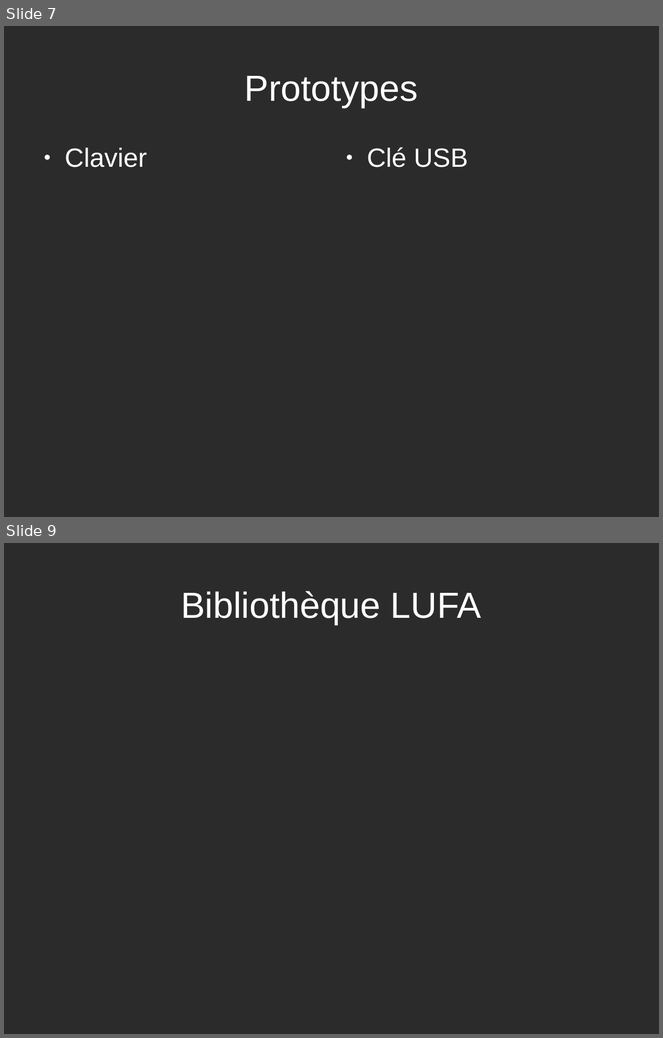
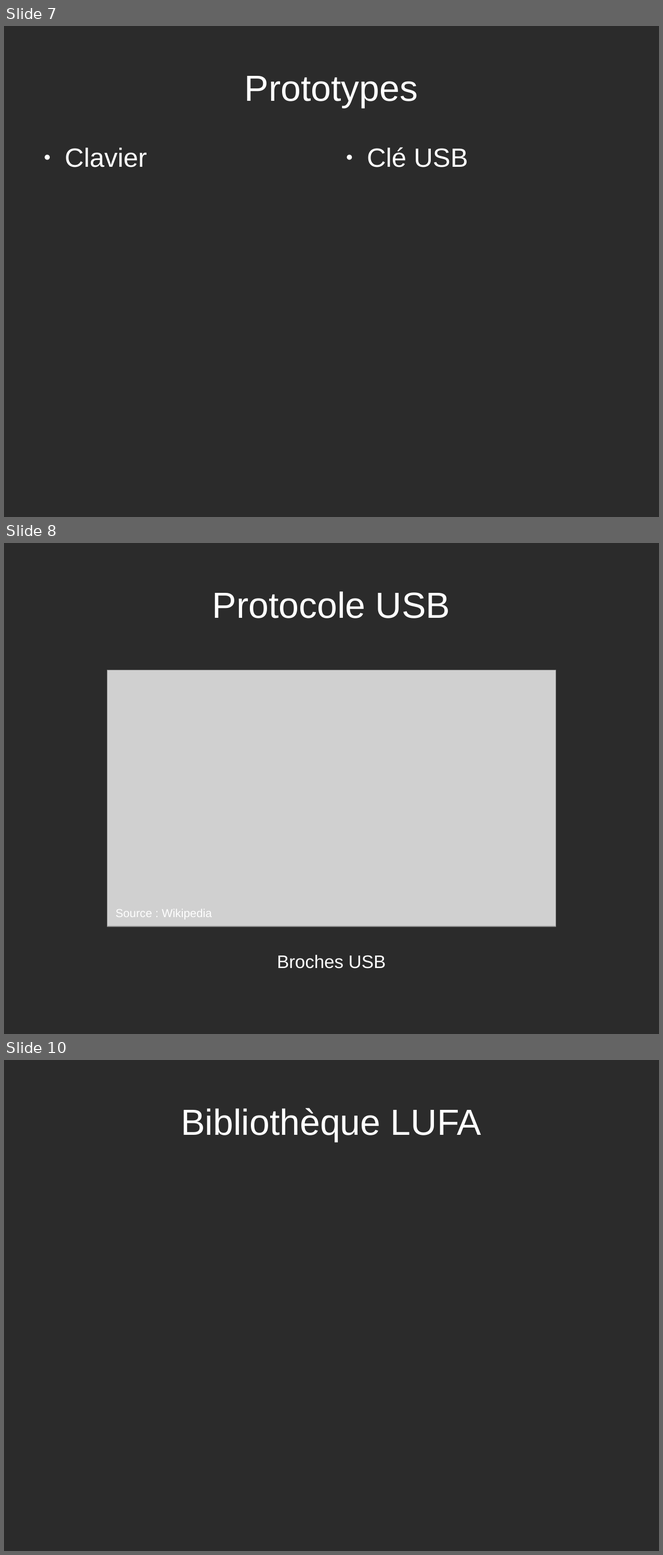
Before and after one commit to rguillomon/IMA3-4_Project, a slide deck: P12(périphUSB).odp. Shown one above the other, each under a label of ours: slides 7 and 9 before the commit, slides 7, 8 and 10 after it; the slides between them are not shown. The pictures are 663x1038 and 663x1555 pixels, drawn with LibreOffice and Linux fonts; fonts in the diff are those of the drawing; grey boxes stand for pictures; background and template pictures are left out; a plain dark background stands for a picture behind light text. Boxes give left, top, right and bottom in pixels: in the first picture for what was removed or moved away, otherwise in the second. Text is boxed around its words. In the diff, an @@ line names an element or a change of style, - is before the commit and + after.

Commit message:
commit : ajout diapos protocole USB

```diff
--- a/P12(périphUSB).odp
+++ b/P12(périphUSB).odp
@@ slide 8 added at (x1=4, y1=543, x2=659, y2=1034), background picture (left out) @@
@@ title added at (x1=213, y1=591, x2=450, y2=618), 44 pt, text #FFFFFF @@
+Protocole USB
@@ picture added at (x1=107, y1=670, x2=557, y2=926) @@
@@ text added at (x1=116, y1=909, x2=212, y2=919), 14 pt, text #FFFFFF @@
+Source : Wikipedia
@@ text added at (x1=277, y1=955, x2=386, y2=969), 22 pt, text #FFFFFF @@
+Broches USB
@@ what was slide 9 is now slide 10 @@
```
Also in this commit, not shown: 1 other slide added, 1 slide removed.
